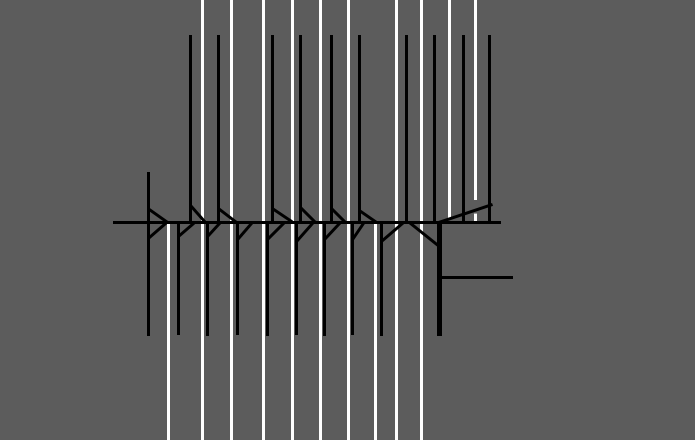
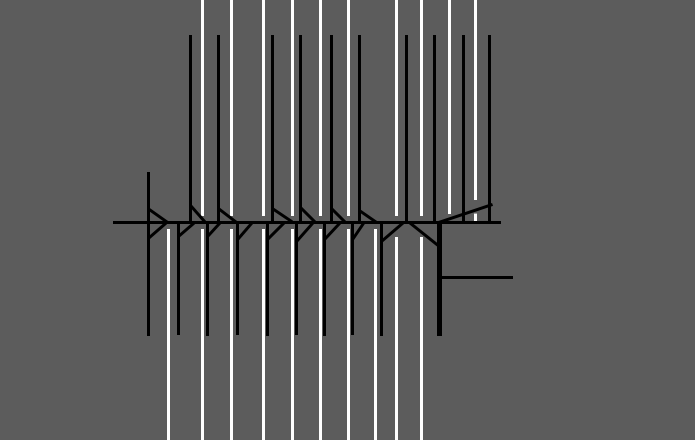
The second 695 × 440 image is a revision of the first. Changes to its layers:
added layer "图层 3" in group "map_edit" over [167, 214, 451, 237]
